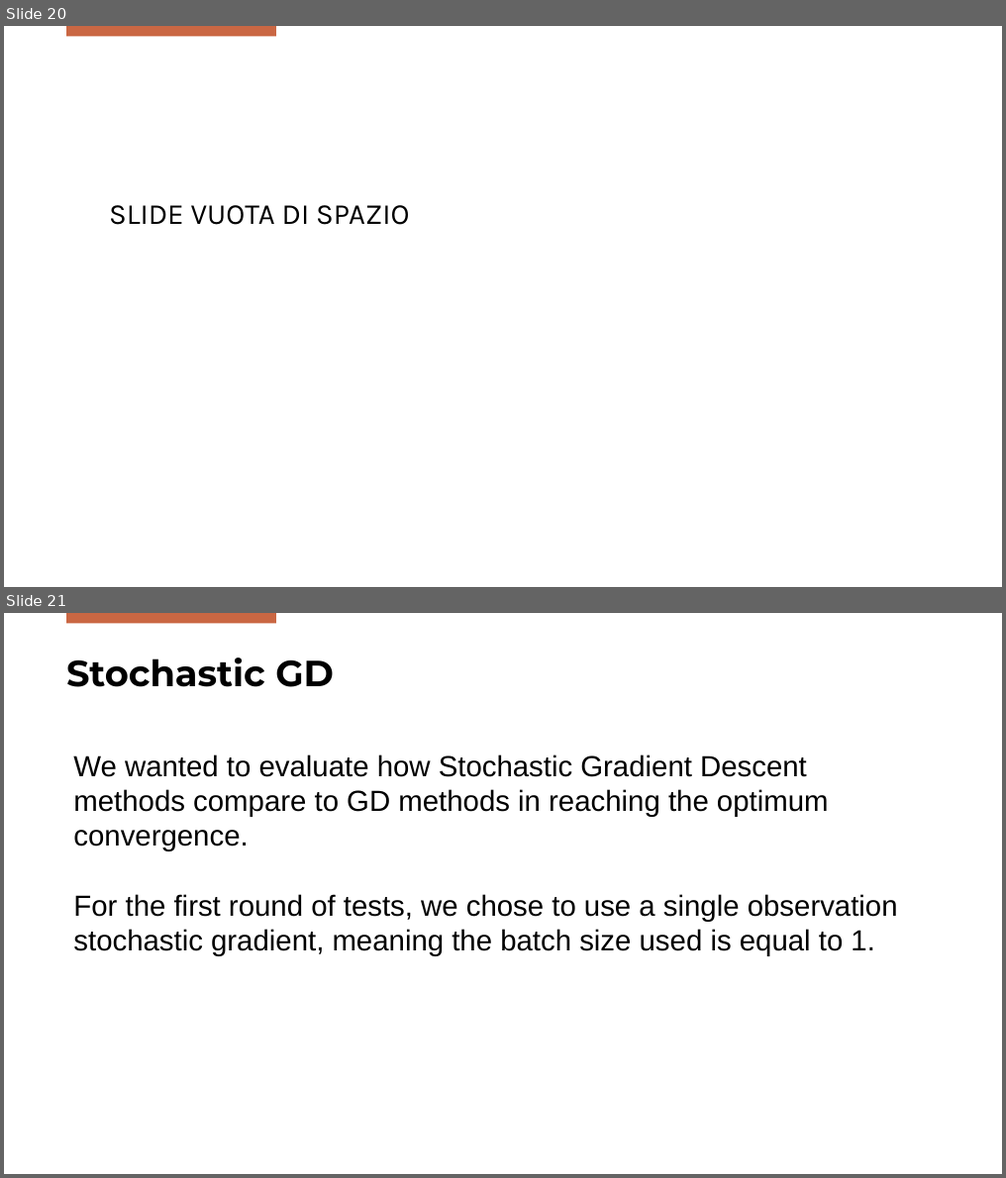
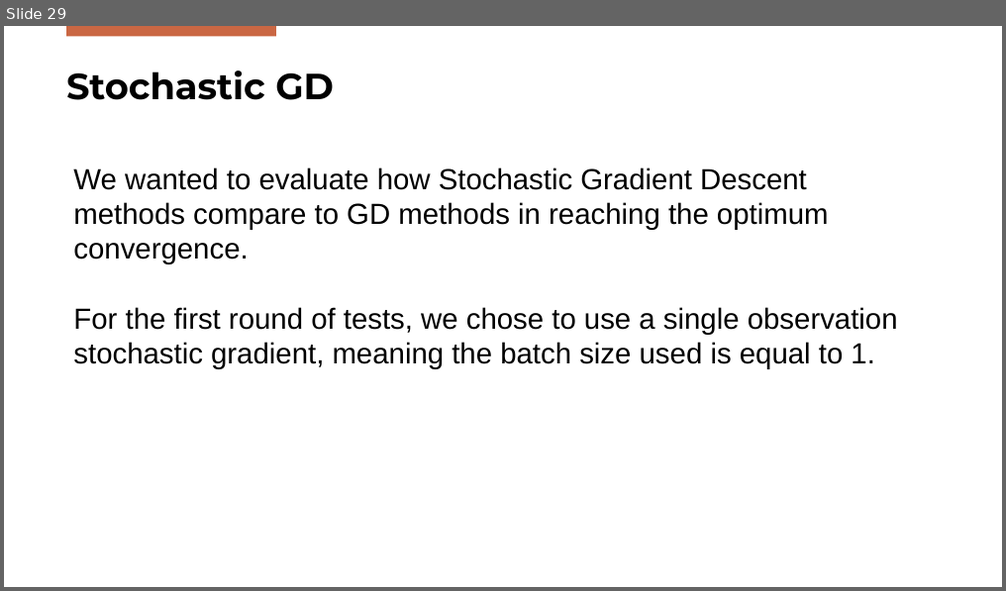
Before and after one commit to FilippoBolis/OptimizationProject_2025, a slide deck: Ppt/Optimization.pptx. Shown one above the other, each under a label of ours: slides 20 and 21 before the commit, slide 29 after it. The pictures are 1006x1178 and 1006x591 pixels, drawn with LibreOffice and Linux fonts; fonts in the diff are those of the drawing; background and template pictures are left out. Boxes give left, top, right and bottom in pixels: in the first picture for what was removed or moved away, otherwise in the second. Text is boxed around its words. In the diff, an @@ line names an element or a change of style, - is before the commit and + after.

```diff
--- a/Ppt/Optimization.pptx
+++ b/Ppt/Optimization.pptx
@@ slide 20 removed at (4, 26, 1002, 587), background #FFFFFF; not listed: 1 template element that a slide beside it also shows @@
@@ text removed at (109, 205, 409, 225) @@
-SLIDE VUOTA DI SPAZIO
@@ what was slide 21 is now slide 29 @@
```
Also in this commit, not shown: 14 slides added, 1 other file.
